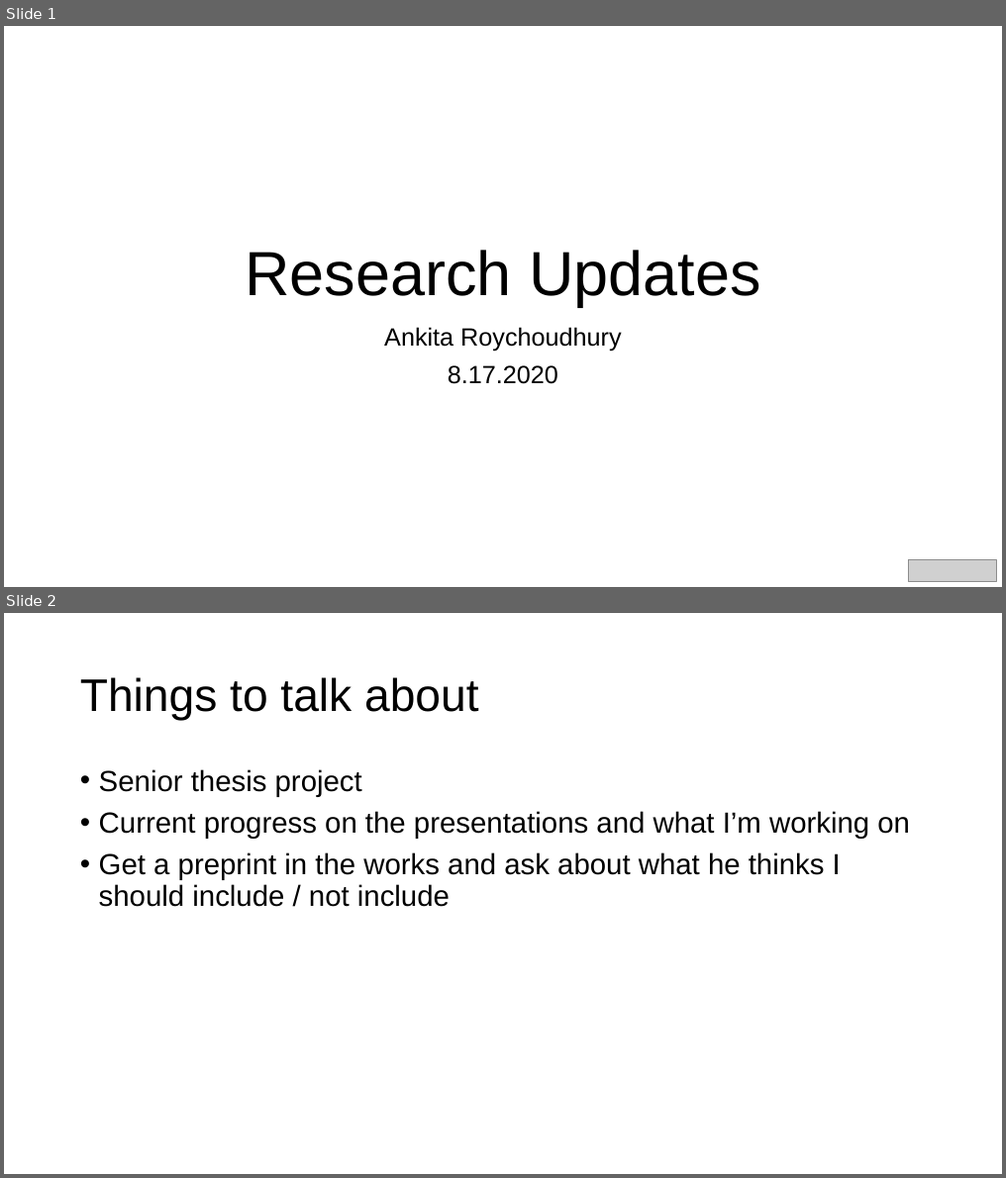
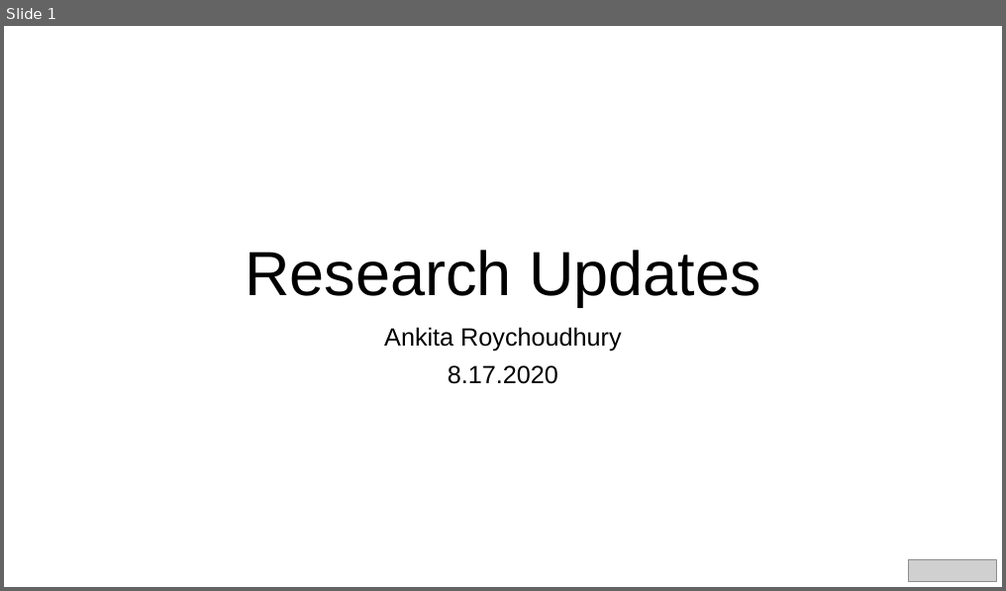
Before and after one commit to AnkitaRoychoudhury/ug_murray, a slide deck: miscellaneous/presentations/20200817_murray_mtg.pptx. Shown one above the other, each under a label of ours: slides 1 and 2 before the commit, slide 1 after it. The pictures are 1006x1178 and 1006x591 pixels, drawn with LibreOffice and Linux fonts; fonts in the diff are those of the drawing; grey boxes stand for pictures. Boxes give left, top, right and bottom in pixels: in the first picture for what was removed or moved away, otherwise in the second. Text is boxed around its words. In the diff, an @@ line names an element or a change of style, - is before the commit and + after.

```diff
--- a/miscellaneous/presentations/20200817_murray_mtg.pptx
+++ b/miscellaneous/presentations/20200817_murray_mtg.pptx
@@ slide 2 removed at box(4, 613, 1002, 1174), background #FFFFFF @@
@@ title removed at box(80, 677, 479, 721) @@
-Things to talk about
@@ text removed at box(99, 769, 910, 907) @@
-• Senior thesis project
-• Current progress on the presentations and what I’m working on
-• Get a preprint in the works and ask about what he thinks I should include / not include
```
Also in this commit, not shown: 14 slides changed, 9 other files.
